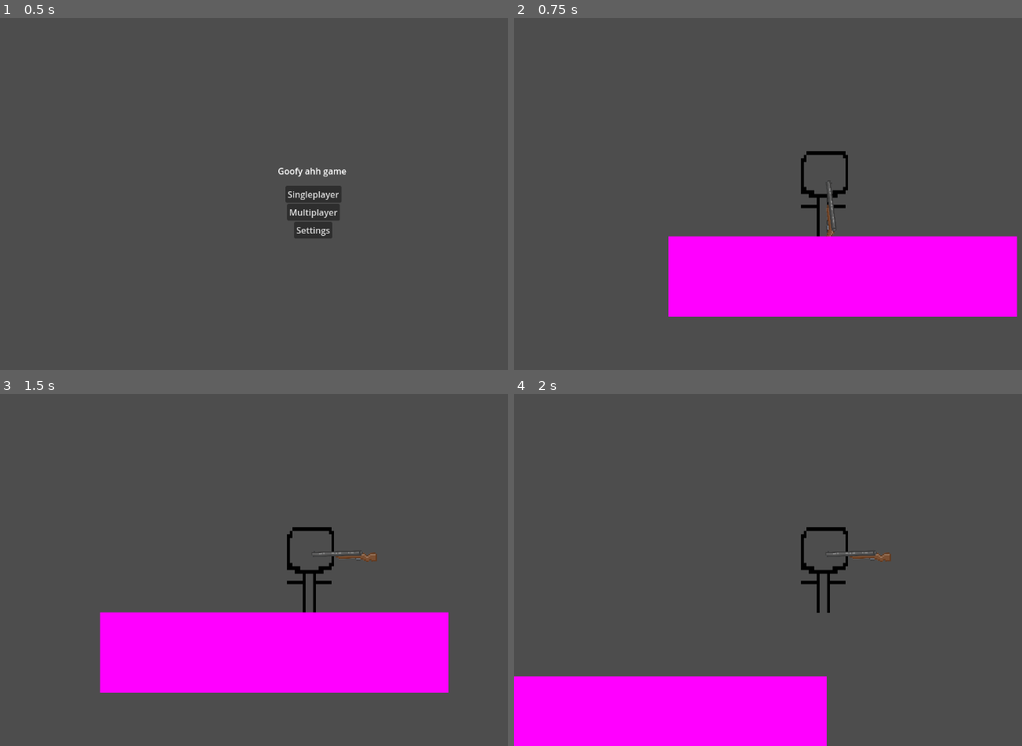
Above: before the commit, frames 1-4 (two rows, left to right).
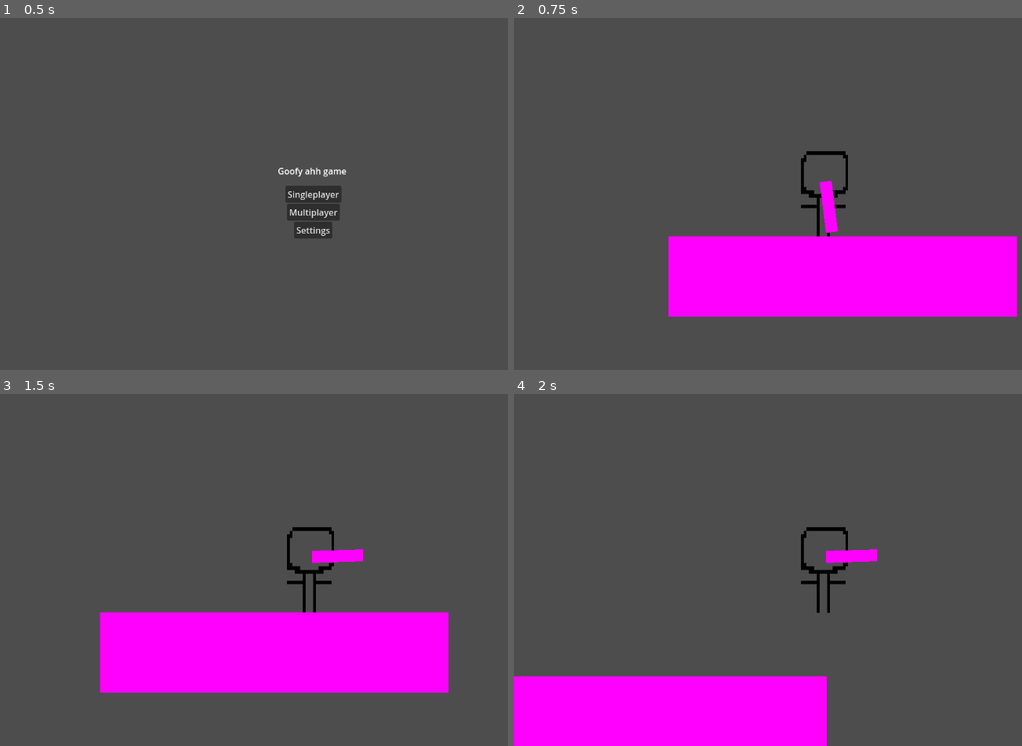
Above: after the commit, the same moments.

Repository: Sheep26/2DMultiplayerShooter
Game: Godot game, scene res://Scenes/MainMenu/MainMenu.tscn
Two runs of this game, one before a commit and one after it. Both use one fixed random seed, a clock stepped at 60 frames per second and the inputs below.
Inputs (mouse positions are in pixels of both pictures, inside the frame that each line leads up to):
- Up to frame 1 (0.5 s): no input
- Up to frame 2 (0.75 s): click "Singleplayer" at 0.5 s
- Up to frame 3 (1.5 s): tap Enter at 1.25 s; move the mouse to (452, 552) at 1.27 s; hold Right (right) from 1.28 s (still down); click (452, 552) at 1.35 s
- Up to frame 4 (2 s): keep holding Right (right); tap W (jump) at 1.52 s

Frame 1 is identical in both runs. In frame 2, 0.4% of the frame differs, in the area x 60-64%, y 46-63%; in frame 3, 0.4%, in the area x 61-75%, y 44-49%; in frame 4, 0.4%.

Commit message:
gun and bullets some code dont work pls help

Diff:
--- /dev/null
+++ b/Objects/Bullet.tscn
@@ -0,0 +1,14 @@
+[gd_scene load_steps=3 format=3 uid="uid://dlldbh1qwd8bk"]
+
+[ext_resource type="Script" path="res://Scripts/Bullet.gd" id="1_vhskc"]
+
+[sub_resource type="PlaceholderTexture2D" id="PlaceholderTexture2D_b4ln5"]
+
+[node name="Bullet" type="Node2D"]
+position = Vector2(6, 5)
+script = ExtResource("1_vhskc")
+
+[node name="Sprite2D" type="Sprite2D" parent="."]
+position = Vector2(8.5, 2.5)
+scale = Vector2(27, 7)
+texture = SubResource("PlaceholderTexture2D_b4ln5")
--- a/Objects/Gun.tscn
+++ b/Objects/Gun.tscn
@@ -1,14 +1,14 @@
 [gd_scene load_steps=3 format=3 uid="uid://bt5cdnr1s1w3v"]
 
 [ext_resource type="Script" path="res://Scripts/Gun.gd" id="1_1qryo"]
-[ext_resource type="Texture2D" uid="uid://1v6dm1d4ck68" path="res://Assets/shotgun.png" id="1_23tap"]
+
+[sub_resource type="PlaceholderTexture2D" id="PlaceholderTexture2D_yjc33"]
 
 [node name="Gun" type="Node2D"]
 position = Vector2(851, 233)
 script = ExtResource("1_1qryo")
 
 [node name="Sprite2D" type="Sprite2D" parent="."]
-scale = Vector2(0.192616, 0.181818)
-texture = ExtResource("1_23tap")
-centered = false
-offset = Vector2(0, -66)
+position = Vector2(48, 0)
+scale = Vector2(93.9999, 22)
+texture = SubResource("PlaceholderTexture2D_yjc33")
--- /dev/null
+++ b/Scripts/Bullet.gd
@@ -0,0 +1,10 @@
+extends Node2D
+
+
+func _ready():
+	pass
+
+
+# Called every frame. 'delta' is the elapsed time since the previous frame.
+func _process(_delta):
+	pass
--- a/Scripts/Enemy.gd
+++ b/Scripts/Enemy.gd
@@ -2,10 +2,8 @@
 
 var gravity = ProjectSettings.get_setting("physics/2d/default_gravity")
 
-# Called when the node enters the scene tree for the first time.
 func _ready():
 	pass
-
 
 # Called every frame. 'delta' is the elapsed time since the previous frame.
 func _process(delta):
--- a/Scripts/Gun.gd
+++ b/Scripts/Gun.gd
@@ -1,11 +1,20 @@
 extends Node2D
 
+var current_bullets = []
+@onready var bullet = preload("res://Objects/Bullet.tscn")
 
-# Called when the node enters the scene tree for the first time.
 func _ready():
-	pass # Replace with function body.
-
+	pass
 
 # Called every frame. 'delta' is the elapsed time since the previous frame.
 func _process(_delta):
 	look_at(get_global_mouse_position())
+	if Input.is_action_just_pressed("fire"):
+		var bullet_instantiated = bullet.instantiate()
+		bullet_instantiated.set("rotation", rotation)
+		# HELP WHY IS THIS NOT WORKING
+		bullet_instantiated.set("transform.x", transform.x)
+		bullet_instantiated.set("transform.y", transform.y)
+		# end of not working
+		current_bullets.append(bullet_instantiated)
+		get_tree().current_scene.add_child(bullet_instantiated)
